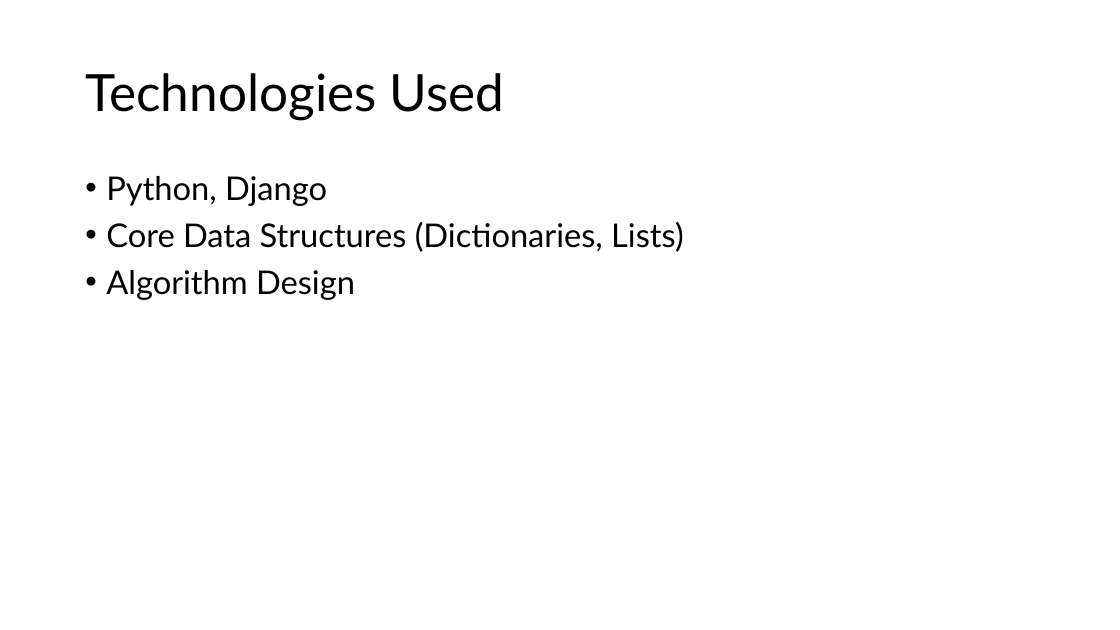
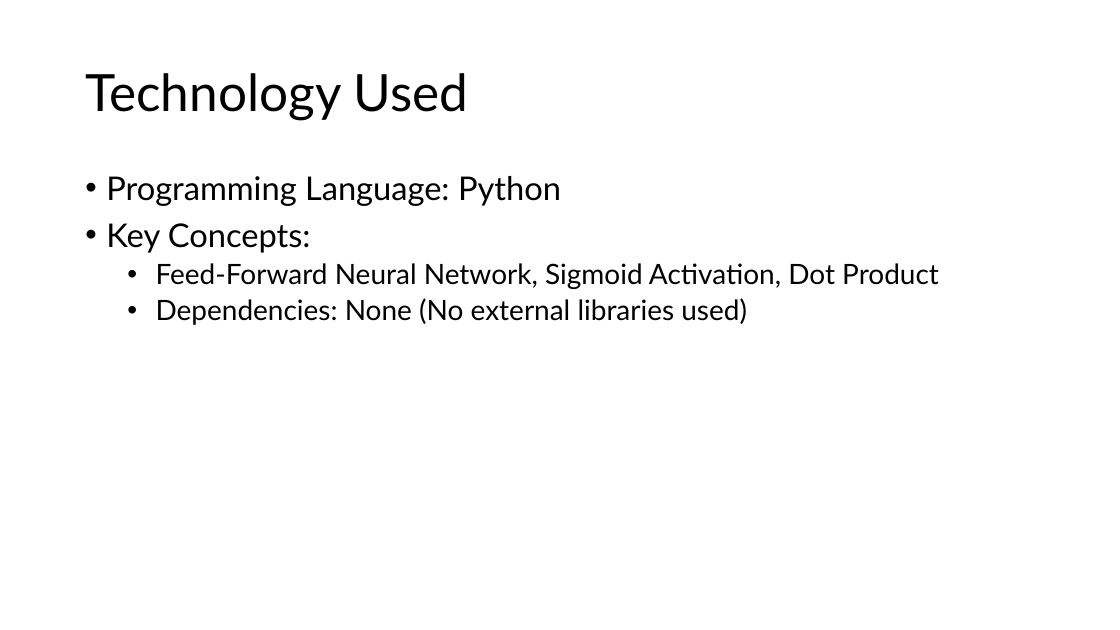
Before and after one commit to AbdulMateenzwl/Information-Retrieval, a slide deck: slide 4 of Assignment 6/Report.pptx (slide 5 before the commit). Drawn at 1120x630 pixels with LibreOffice and Linux fonts; fonts in the diff are those of the drawing. Boxes give left, top, right and bottom in pixels: in the first picture for what was removed or moved away, otherwise in the second. Text is boxed around its words. In the diff, an @@ line names an element or a change of style, - is before the commit and + after.

```diff
--- a/Assignment 6/Report.pptx
+++ b/Assignment 6/Report.pptx
@@ title at [85,73,469,120]: text changed @@
-Technologies Used
+Technology Used
@@ text at [106,176,939,325]: text changed; size 28 to 24 pt @@
-• Python, Django
-• Core Data Structures (Dictionaries, Lists)
-• Algorithm Design
+• Programming Language: Python
+• Key Concepts:
+  • Feed-Forward Neural Network, Sigmoid Activation, Dot Product
+  • Dependencies: None (No external libraries used)
```
Also in this commit, not shown: 1 other slide changed, 4 slides added, 14 slides removed.
